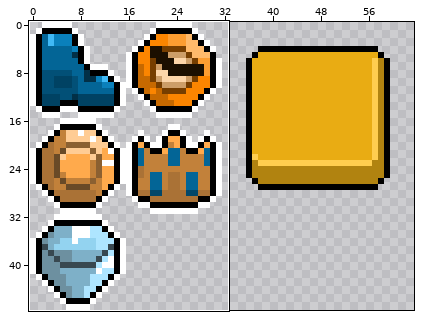
Edited in one commit: pixel-art sprite (src/SnakeGame.Core/Content/Collectables.png). Above, an overview of the earlier version with the close-up marked.
Close-up. The starting point:
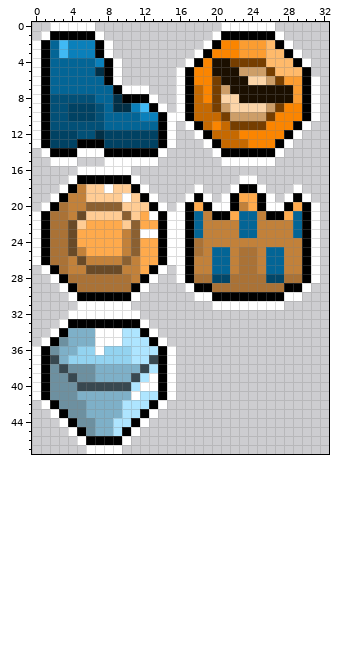
The file is 64x48 pixels. Colours within 5 levels of each other are drawn and written as one. Shown: x 0..32, y 0..47.
The result:
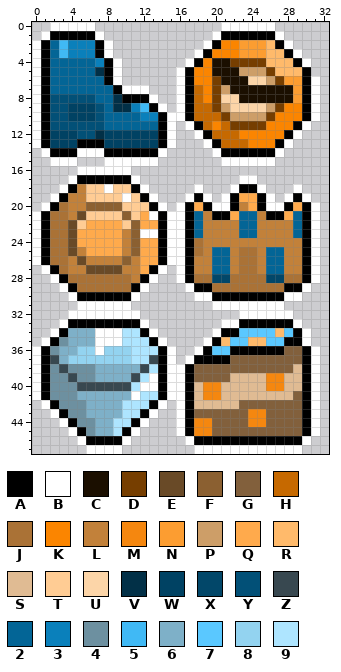
Palette (. is transparent): A #000000  B #ffffff  C #1b0f00  D #763e00  E #694a27  F #8b6031  G #82603c  H #c66900  J #aa7236  K #fb8500  L #c2813a  M #f5870f  N #fc9d31  P #cd9e68  Q #ffaa4c  R #ffba6b  S #e0bb93  T #ffcc94  U #fcd5a8  V #023047  W #004263  X #024769  Y #025077  Z #384850  2 #036596  3 #0a80bb  4 #6d90a0  5 #40b9f5  6 #7eb0c8  7 #5ac8ff  8 #93d3f0  9 #aee5ff
The author wrote: Added collectable "Snack Cake" and same named level bonus
Change:
@@ x 14..32 @@
 31 ......BBBBBBBB.....
-32 ...................
-33 ...................
-34 ...................
-35 B..................
-36 AB.................
-37 AB.................
-38 AB.................
-39 AB.................
-40 AB.................
-41 AB.................
-42 B..................
-43 ...................
-44 ...................
-45 ...................
-46 ...................
-47 ...................
+32 .........BBBBBB....
+33 .......BBAAAAAAB...
+34 ......BAA7777R7AB..
+35 B....BAR77RR77AAB..
+36 AB..BA77AAAAAAGGAB.
+37 AB.BAAAAGGGGGGGGAB.
+38 ABBAGGGGGGGGGGGSAB.
+39 ABBAGGGGSSSSMMSSAB.
+40 ABBASMMSSSSSMMSSAB.
+41 ABBASMMSSSSSSSSGAB.
+42 B.BASSSSSGGGGGGGAB.
+43 ..BAGGGGGGMMGGGGAB.
+44 ..BAMMGGGGMMGGGGAB.
+45 ..BAMMGGGGGGGGGGAB.
+46 ...BAAAAAAAAAAAAB..
+47 ....BBBBBBBBBBBB...
Boxes around the changes in both close-ups, in picture pixels (x1, y1, x2, y2):
added: (176, 310, 320, 454)
